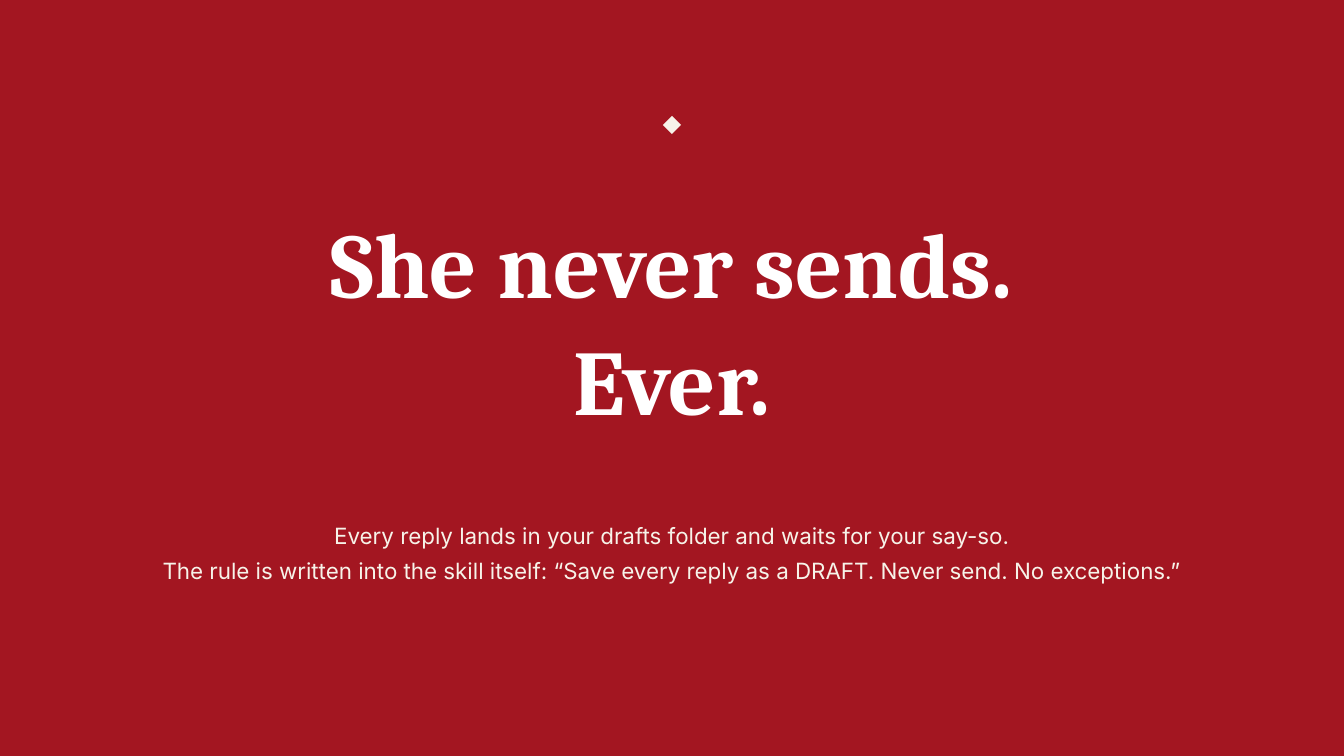
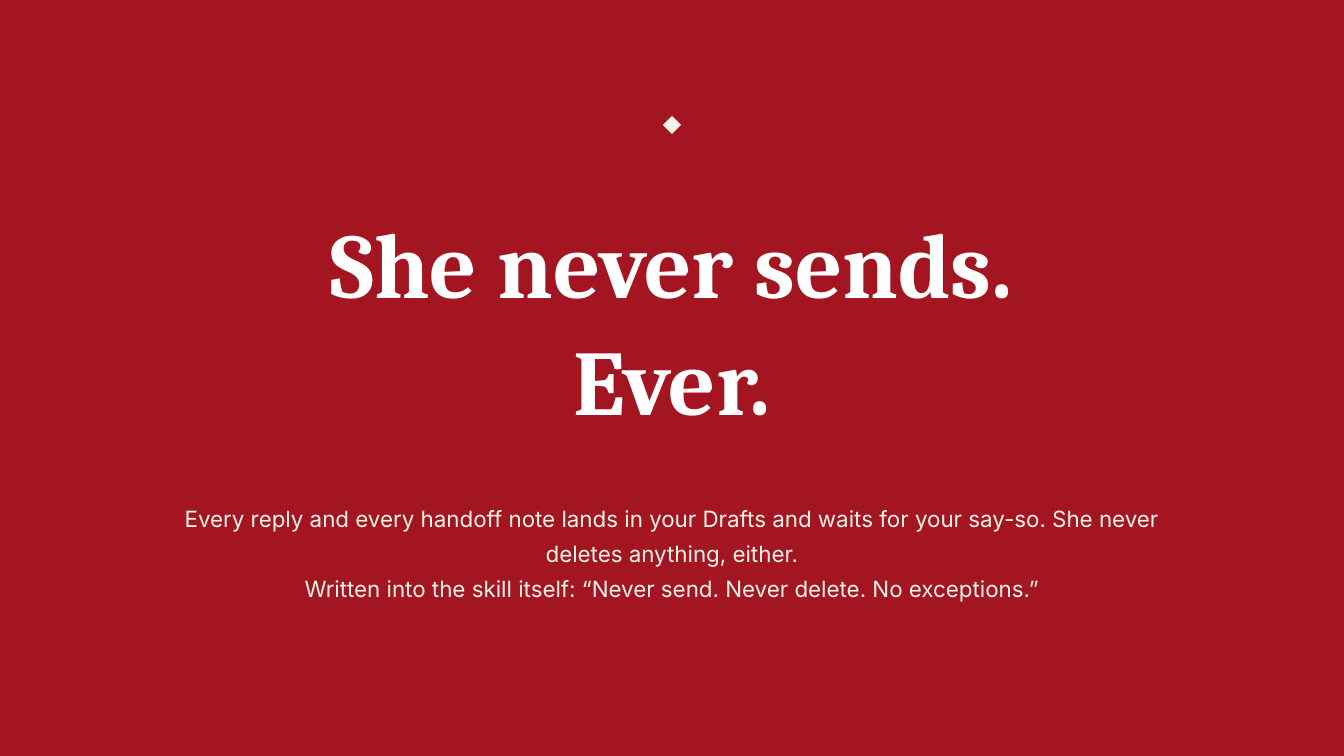
Before and after one commit to denisekgosnell/Donna, a slide deck: slide 16 of assets/build-your-own-donna.pptx (slide 13 before the commit). Drawn at 1344x756 pixels with LibreOffice and Linux fonts; fonts in the diff are those of the drawing. Boxes give left, top, right and bottom in pixels: in the first picture for what was removed or moved away, otherwise in the second. Text is boxed around its words. In the diff, an @@ line names an element or a change of style, - is before the commit and + after.

```diff
--- a/assets/build-your-own-donna.pptx
+++ b/assets/build-your-own-donna.pptx
@@ text at [185,510,1158,602]: text changed @@
-Every reply lands in your drafts folder and waits for your say-so.
-The rule is written into the skill itself: “Save every reply as a DRAFT. Never send. No exceptions.”
+Every reply and every handoff note lands in your Drafts and waits for your say-so. She never deletes anything, either.
+Written into the skill itself: “Never send. Never delete. No exceptions.”
```
Also in this commit, not shown: 10 other slides changed, 6 slides added, 10 other files.
